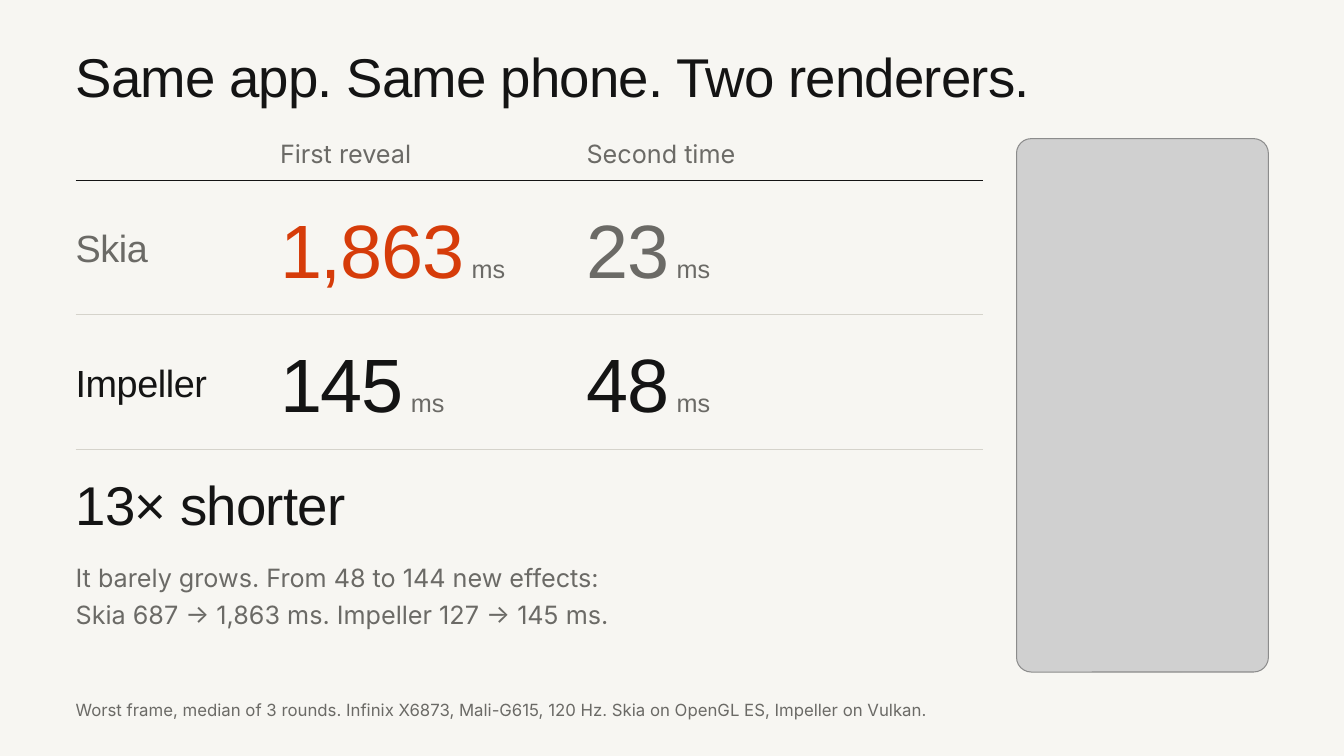
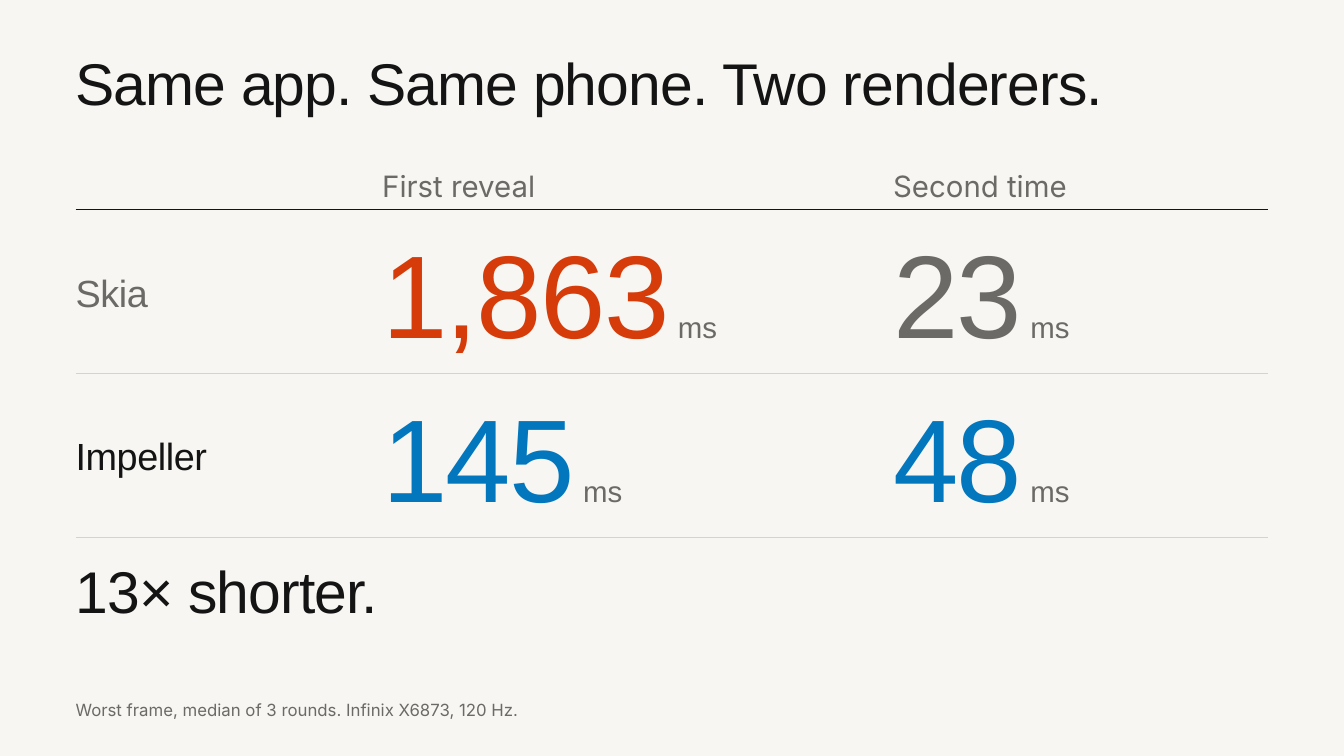
Before and after one commit to cm-collins/fluttercon-demo-app, a slide deck: slide 9 of docs/talk/slides/beyond-skia.pptx. Drawn at 1344x756 pixels with LibreOffice and Linux fonts; fonts in the diff are those of the drawing; grey boxes stand for pictures; background and template pictures are left out. Boxes give left, top, right and bottom in pixels: in the first picture for what was removed or moved away, otherwise in the second. Text is boxed around its words. In the diff, an @@ line names an element or a change of style, - is before the commit and + after.

```diff
--- a/docs/talk/slides/beyond-skia.pptx
+++ b/docs/talk/slides/beyond-skia.pptx
@@ title "Same app. Same phone. Two ..." at [76, 62, 1103, 116]: size 39 to 42 pt @@
@@ picture removed at [1016, 139, 1268, 673] @@
@@ text "First reveal": place and size @@
-text "First reveal" at [280, 144, 411, 163]
+text "First reveal" at [382, 175, 535, 198]
@@ text "First reveal" at [382, 175, 535, 198]: size 18 to 21 pt @@
@@ text "Second time" at [893, 175, 1067, 198]: size 18 to 21 pt @@
@@ text "Second time": place and size @@
-text "Second time" at [587, 144, 735, 163]
+text "Second time" at [893, 175, 1067, 198]
@@ text "Skia": place and size @@
-text "Skia" at [76, 234, 148, 263]
+text "Skia" at [76, 279, 148, 308]
@@ line added from (76, 210) to (1268, 210), #141414 0.75 pt @@
@@ text "1,863 ms": place and size @@
-text "1,863 ms" at [280, 225, 506, 288]
+text "1,863 ms" at [382, 256, 717, 353]
@@ text "1,863 ms" at [382, 256, 717, 353]: size 54 to 84 pt, letter spacing -0.8 to -1.2 pt in "1,863"; size 18 to 21 pt in "ms" @@
@@ text "23 ms": place and size @@
-text "23 ms" at [587, 225, 711, 279]
+text "23 ms" at [893, 256, 1069, 339]
@@ text "23 ms" at [893, 256, 1069, 339]: size 54 to 84 pt, letter spacing -0.8 to -1.2 pt in "23"; size 18 to 21 pt in "ms" @@
@@ text "Impeller": place and size @@
-text "Impeller" at [76, 369, 207, 404]
+text "Impeller" at [76, 442, 207, 478]
@@ line moved from (76, 180) - (983, 180) to (76, 374) - (1268, 374) @@
@@ line (76, 374) - (1268, 374): stroke #141414 0.75 pt to #D5D3CB 0.75 pt @@
@@ text "145 ms": place and size @@
-text "145 ms" at [280, 360, 445, 413]
+text "145 ms" at [382, 421, 622, 503]
@@ text "145 ms" at [382, 421, 622, 503]: size 54 to 84 pt, text colour #141414 to #0277BD, letter spacing -0.8 to -1.2 pt in "145"; size 18 to 21 pt in "ms" @@
@@ text "48 ms": place and size @@
-text "48 ms" at [587, 359, 711, 413]
+text "48 ms" at [893, 420, 1069, 503]
@@ text "48 ms" at [893, 420, 1069, 503]: size 54 to 84 pt, text colour #141414 to #0277BD, letter spacing -0.8 to -1.2 pt in "48"; size 18 to 21 pt in "ms" @@
@@ line removed from (76, 450) to (983, 450) @@
@@ line moved from (76, 315) - (983, 315) to (76, 537) - (1268, 537) @@
@@ text removed at [76, 568, 609, 629] @@
-It barely grows. From 48 to 144 new effects:
-Skia 687 → 1,863 ms. Impeller 127 → 145 ms.
@@ text at [76, 570, 378, 614]: text changed; size 39 to 42 pt @@
-13× shorter
+13× shorter.
@@ text at [76, 703, 518, 719]: text changed @@
-Worst frame, median of 3 rounds. Infinix X6873, Mali-G615, 120 Hz. Skia on OpenGL ES, Impeller on Vulkan.
+Worst frame, median of 3 rounds. Infinix X6873, 120 Hz.
```
Also in this commit, not shown: 21 other slides changed, 9 slides added, 5 slides removed, 23 other files.
